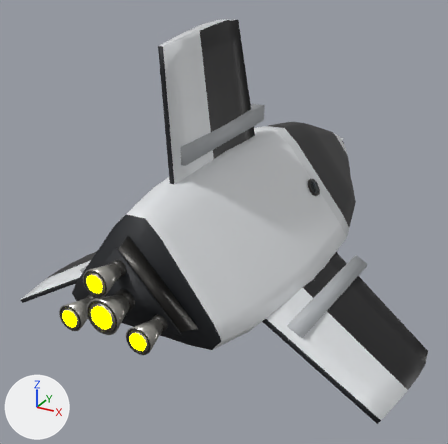
The glTF model ThoriumGap_JS/models/Ship_Standard_18.glb as it was, and as the next commit left it.
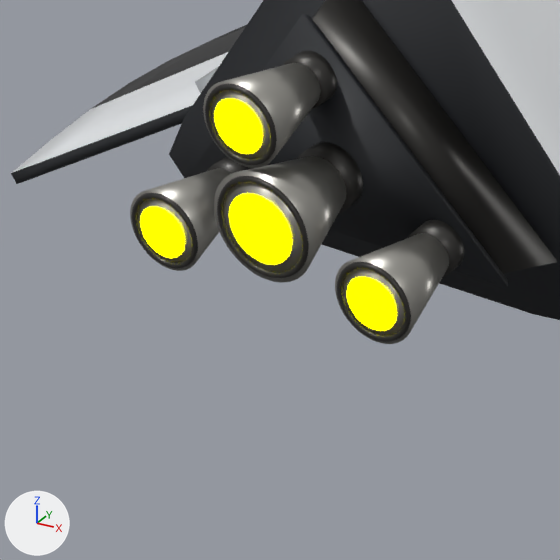
Each version appears first whole from a 50 mm lens placed at (3.76, -7.97, 3.49), pointed at (-0.31, -0.56, -0.21), and next in a close-up on the part from 4% to 44% of the width and 55% to 96% of the height. Arrows for +X, +Y and +Z are at lower left; the lights stay in place. The last two pictures show the newer version. Where no turn or scale is listed for an object, it has been applied to the vertices.

In view in the first close-up: 'EngineBell_Center_BurnishedNozzle', 'EngineBell_Dorsal_BurnishedNozzle', 'EngineBell_LowerLeft_BurnishedNozzle', 'EngineBell_LowerRight_BurnishedNozzle', 'EngineBlock_AftTriFoldTrimFrame', 'EngineBlock_AftTriangularIntegratedMountPlate', 'EngineEmitter', 'EngineLip_Center_DarkRim', 'EngineLip_LowerRight_DarkRim', 'EngineThroat_Center_DarkSocket', 'Fuselage_RoundedTriangleTriFoldBody', 'Wing_LowerLeft_TriFoldCornerBladePaintedMesh' and 6 more.
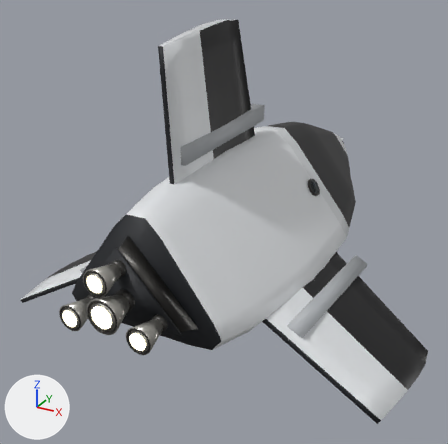
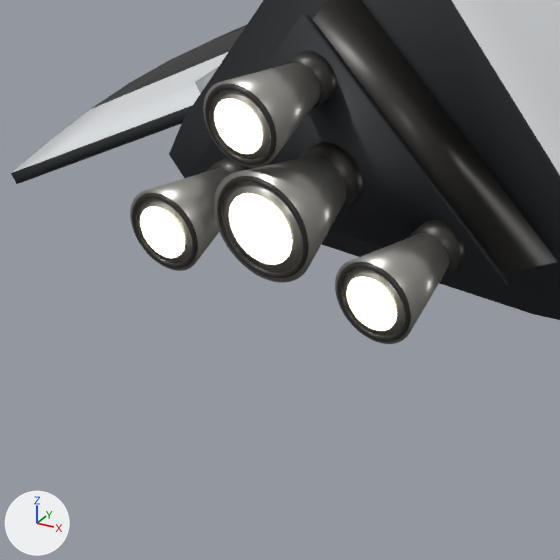
What differs and where, as boxes (x1, y1, x2, y2) in the close-ups (560 x 560 px):
'EngineEmitter', recoloured
    both: (140, 98, 397, 331)

The change, as a diff of the scene's bpy script:
```diff
--- a/ThoriumGap_JS/models/Ship_Standard_18.glb.py
+++ b/ThoriumGap_JS/models/Ship_Standard_18.glb.py
@@ mat_engineglow @@
 mat_engineglow.roughness = 1.0
-mat_engineglow.emission_color = (1.0, 1.0, 0.0)  # yellow #ffff00
+mat_engineglow.emission_color = (0.62, 0.57, 0.4)  # beige #cec7aa
 mat_engineglow.emission_strength = 5.0
```
